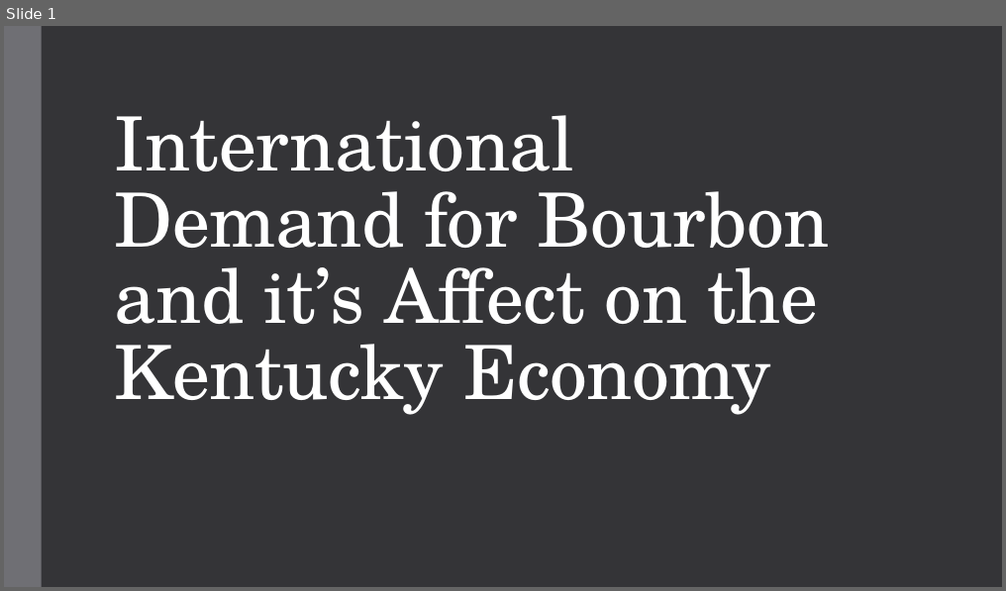
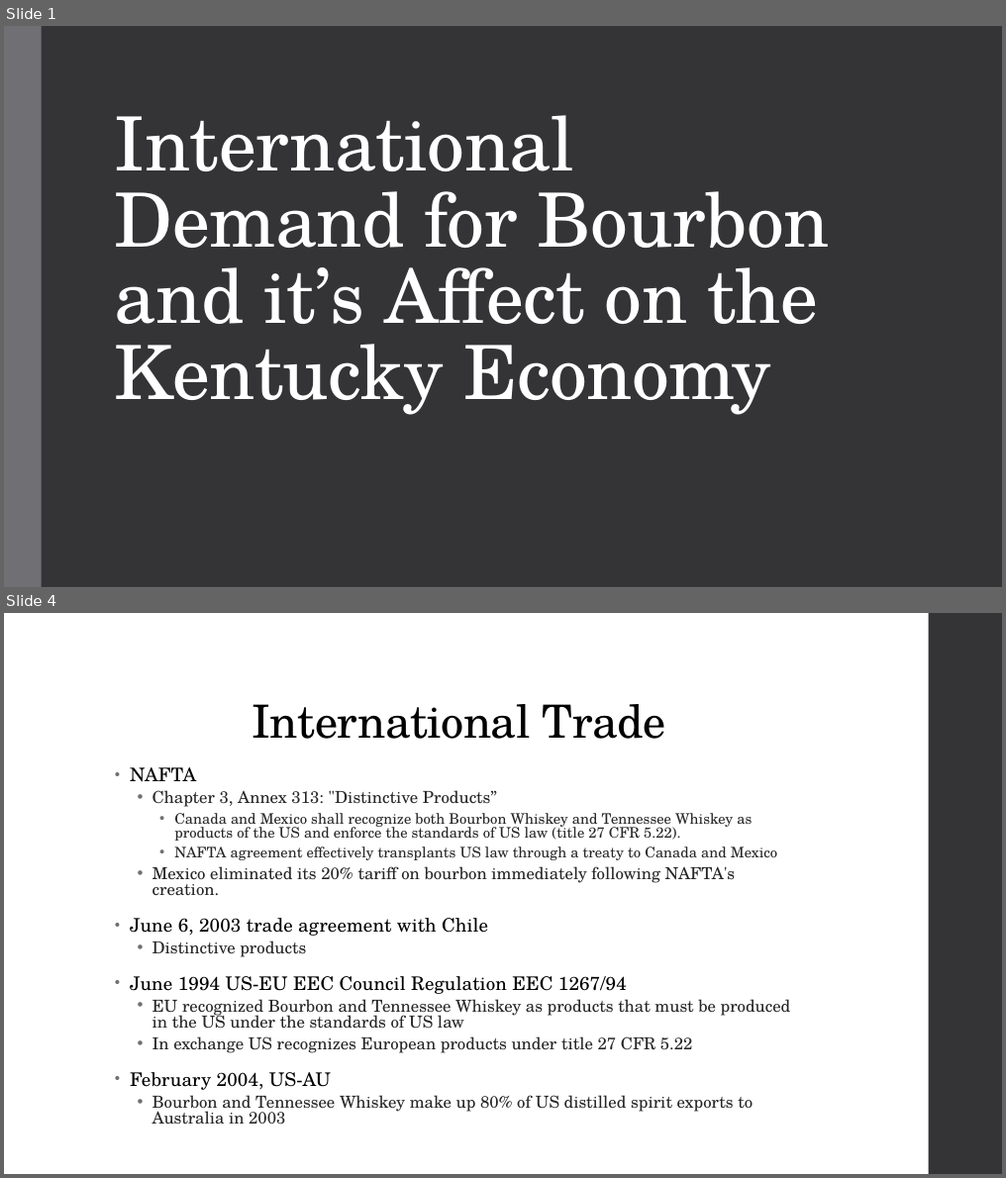
Before and after one commit to jblackett/ECON431ResearchPaper, a slide deck: Bourbon_Presentation.pptx. Shown one above the other, each under a label of ours: slide 1 before the commit, slides 1 and 4 after it; the slides between them are not shown. The pictures are 1006x591 and 1006x1178 pixels, drawn with LibreOffice and Linux fonts; fonts in the diff are those of the drawing. Boxes give left, top, right and bottom in pixels: in the first picture for what was removed or moved away, otherwise in the second. Text is boxed around its words. In the diff, an @@ line names an element or a change of style, - is before the commit and + after.

Commit message:
updated slides

```diff
--- a/Bourbon_Presentation.pptx
+++ b/Bourbon_Presentation.pptx
@@ slide 4 added at (4,613,1002,1174), background #FFFFFF @@
@@ rectangle added at (929,613,1002,1174), fill #353537 @@
@@ title added at (252,704,665,739), 44 pt, text #000000 @@
+International Trade
@@ text added at (130,767,791,1125), 16 pt, text #262626 @@
+• NAFTA
+  • Chapter 3, Annex 313: "Distinctive Products”
+    • Canada and Mexico shall recognize both Bourbon Whiskey and Tennessee Whiskey as products of the US and enforce the standards of US law (title 27 CFR 5.22).
+    • NAFTA agreement effectively transplants US law through a treaty to Canada and Mexico
+  • Mexico eliminated its 20% tariff on bourbon immediately following NAFTA's creation.
+• June 6, 2003 trade agreement with Chile
+  • Distinctive products
+• June 1994 US-EU EEC Council Regulation EEC 1267/94
+  • EU recognized Bourbon and Tennessee Whiskey as products that must be produced in the US under the standards of US law
+  • In exchange US recognizes European products under title 27 CFR 5.22
+• February 2004, US-AU
+  • Bourbon and Tennessee Whiskey make up 80% of US distilled spirit exports to Australia in 2003
```
Also in this commit, not shown: 11 other slides added, 2 slides removed.
